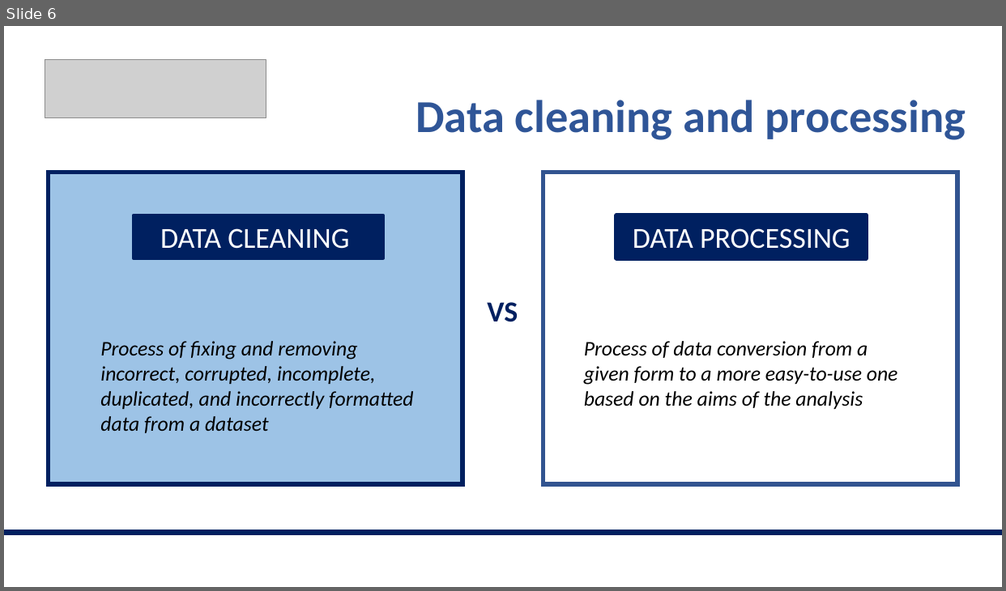
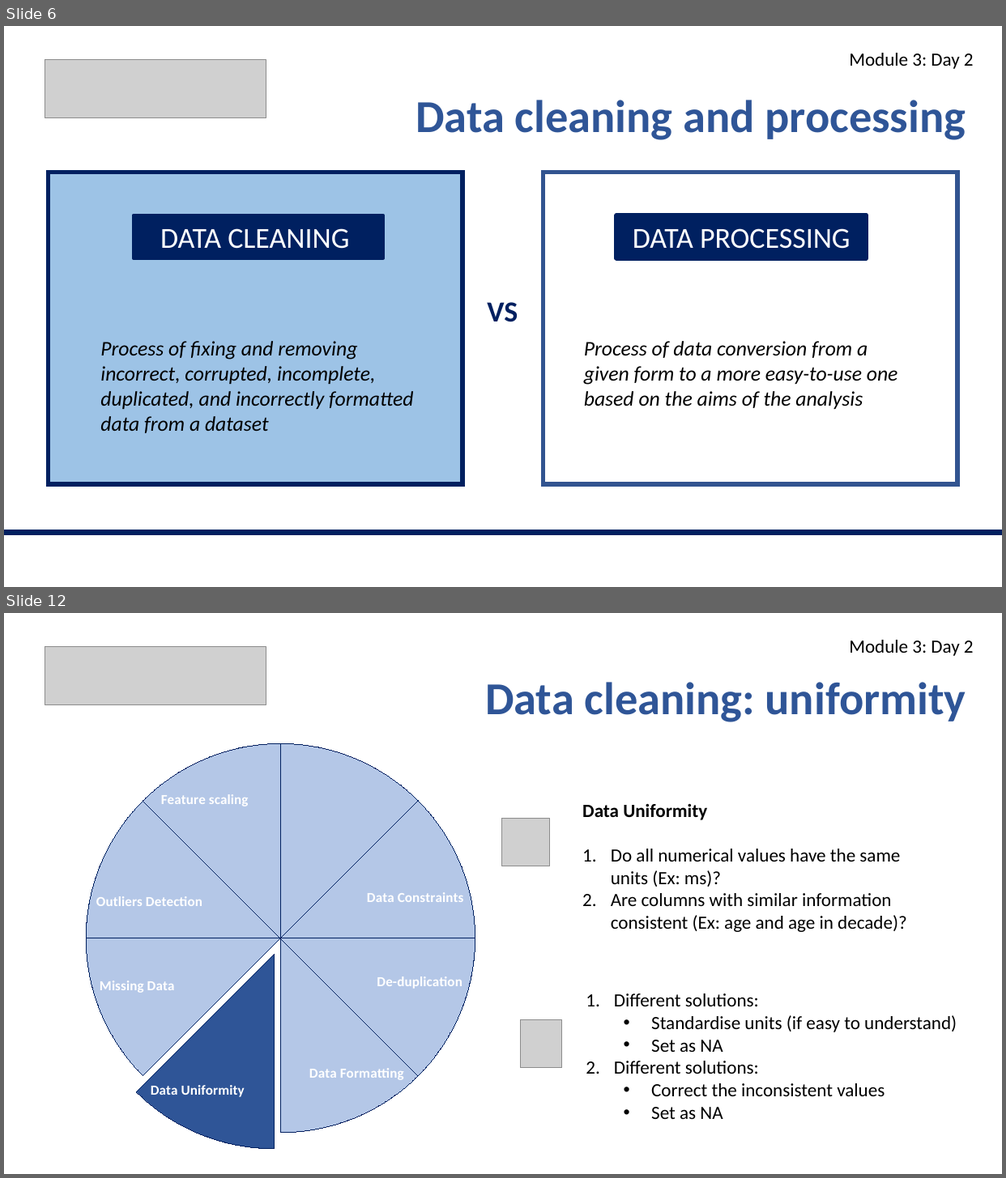
Before and after one commit to valegiunchiglia/2022-Module3-ImperialCollege, a slide deck: Day2/Day2.pptx. Shown one above the other, each under a label of ours: slide 6 before the commit, slides 6 and 12 after it; the slides between them are not shown. The pictures are 1006x591 and 1006x1178 pixels, drawn with LibreOffice and Linux fonts; fonts in the diff are those of the drawing; grey boxes stand for pictures. Boxes give left, top, right and bottom in pixels: in the first picture for what was removed or moved away, otherwise in the second. Text is boxed around its words. In the diff, an @@ line names an element or a change of style, - is before the commit and + after.

```diff
--- a/Day2/Day2.pptx
+++ b/Day2/Day2.pptx
@@ slide 12 added at (4,613,1002,1174), background #FFFFFF @@
@@ picture added at (45,647,266,705) @@
@@ text added at (849,640,974,656), 18 pt, text #000000 @@
+Module 3: Day 2
@@ text added at (485,682,966,722), 44 pt, text #2F5597, bold @@
+Data cleaning: uniformity
@@ pie chart added at (4,693,637,1174) @@
+categories: Irrelevant data and data structure, Data Constraints, De-duplication, Data Formatting, Data Uniformity, Missing Data, Outliers Detection, Feature scaling
+Series 1: 12, 12, 12, 12, 12, 12, 12, 12, -
@@ text added at (582,804,907,932), 18 pt, text #000000 @@
+Data Uniformity
+1. Do all numerical values have the same units (Ex: ms)?
+2. Are columns with similar information consistent (Ex: age and age in decade)?
@@ picture added at (502,818,550,866) @@
@@ text added at (614,994,957,1119), 18 pt, text #000000 @@
+  1. Different solutions:
+    • Standardise units (if easy to understand)
+    • Set as NA
+  2. Different solutions:
+    • Correct the inconsistent values
+    • Set as NA
@@ picture added at (521,1020,562,1068) @@
@@ slide 6 changed as well @@
@@ text added at (849,53,974,69), 18 pt, text #000000 @@
+Module 3: Day 2
```
Also in this commit, not shown: 6 other slides changed, 8 other slides added, 2 other files.
